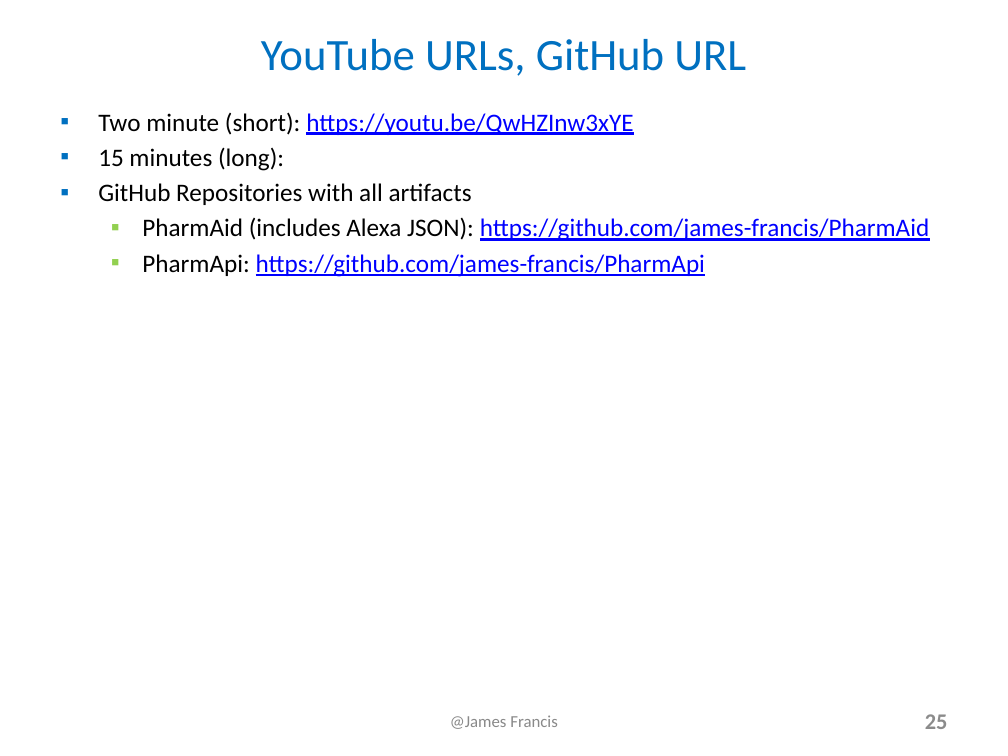
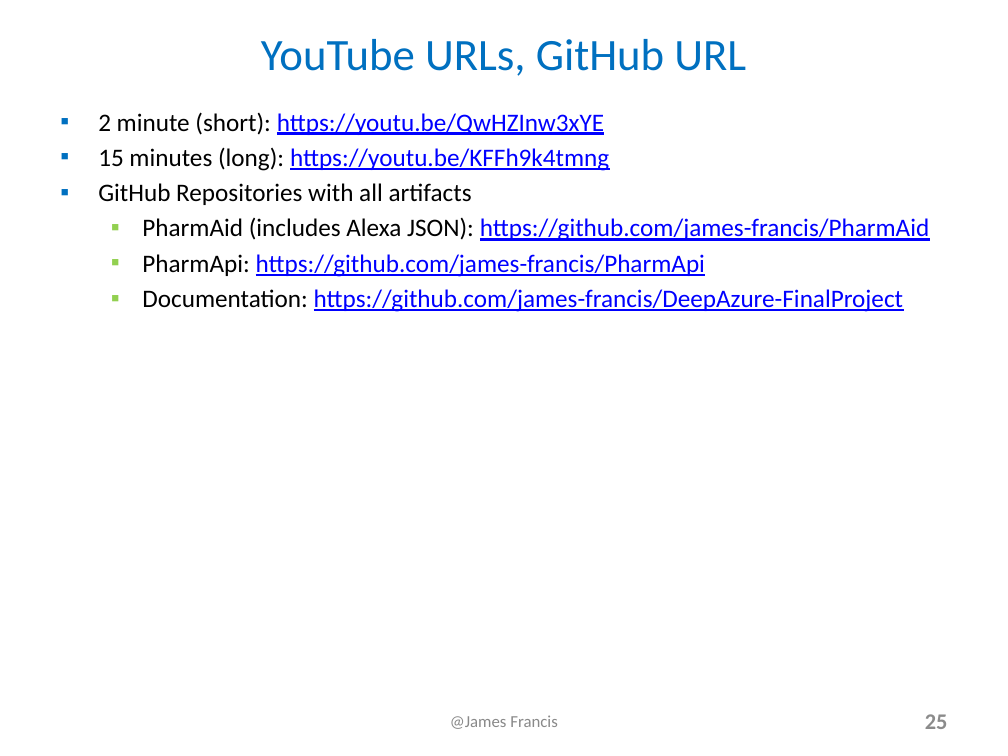
Before and after one commit to james-francis/DeepAzure-FinalProject, a slide deck: slide 25 of Alexa_JamesFrancis_Presentation.pptx. Drawn at 1008x756 pixels with LibreOffice and Linux fonts; fonts in the diff are those of the drawing. Boxes give left, top, right and bottom in pixels: in the first picture for what was removed or moved away, otherwise in the second. Text is boxed around its words. In the diff, an @@ line names an element or a change of style, - is before the commit and + after.

```diff
--- a/Alexa_JamesFrancis_Presentation.pptx
+++ b/Alexa_JamesFrancis_Presentation.pptx
@@ text at [98,112,609,171]: text changed; text colour #000000 to #0000FF @@
-▪ Two minute (short): https://youtu.be/QwHZInw3xYE
-▪ 15 minutes (long):
+▪ 2 minute (short): https://youtu.be/QwHZInw3xYE
+▪ 15 minutes (long): https://youtu.be/KFFh9k4tmng
@@ text at [142,289,903,312]: paragraph added @@
+  ▪ Documentation: https://github.com/james-francis/DeepAzure-FinalProject
```
Also in this commit, not shown: 10 other slides changed.
